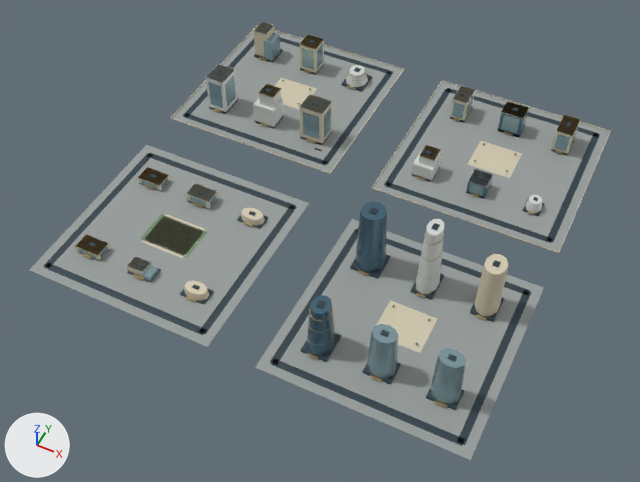
What one commit did to the glTF model web/public/assets/3d/ampliworld/GC-CITY-2030/GC-TILE-11-20.glb.
Rendered twice from a 50 mm lens placed at (1457.0, -5996.0, 1106.0), pointed at (1009.0, -5099.0, -15.0). Every picture has the same lights, and +X, +Y and +Z are marked at lower left. The first picture is the older version. Where no turn or scale is listed for an object, it has been applied to the vertices. Vertices at exactly the same position are counted once.

Names of what the first picture shows: 'GC-TILE-11-20-blue', 'GC-TILE-11-20-dark', 'GC-TILE-11-20-glass', 'GC-TILE-11-20-gold', 'GC-TILE-11-20-ivory', 'GC-TILE-11-20-paving', 'GC-TILE-11-20-white' and 1 more.
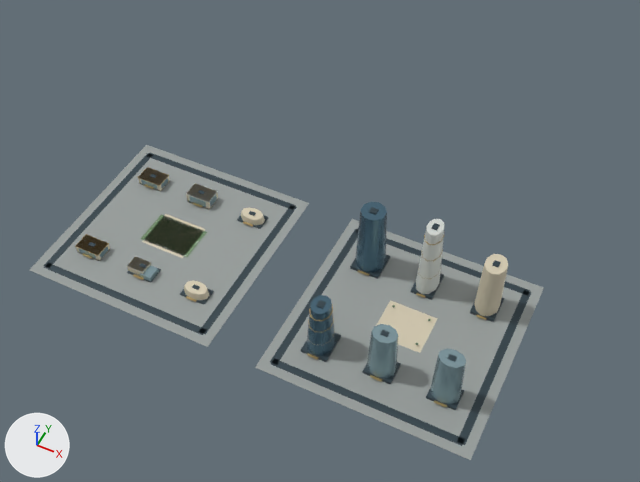
The change, as a list of edits to the scene's bpy script:
```text
Change me_mesh_0:
    used by ob_gc_tile_11_20_paving; location = (0.0, 0.0, 0.0)
    remove me_mesh_0.from_pydata(...)  # 32 vertices, 48 faces; spans x 621.0..1379.0, y -5379.0..-4621.0, z 0.0
    add me_mesh_0.from_pydata(...)  # 16 vertices, 24 faces; spans x 621.0..1379.0, y -5379.0..-5041.0, z 0.0
    me_mesh_0 part 1: the loose piece of 8 vertices spanning x 621.0..959.0, y -4959.0..-4621.0, z 0.0 is deleted
    me_mesh_0 part 2: the loose piece of 8 vertices spanning x 1041.0..1379.0, y -4959.0..-4621.0, z 0.0 is deleted
Change me_mesh_1:
    used by ob_gc_tile_11_20_dark; location = (0.0, 0.0, 0.0)
    remove me_mesh_1.from_pydata(...)  # 520 vertices, 780 faces; spans x 636.0..1364.0, y -5364.0..-4636.0, z 0.0..137.0
    add me_mesh_1.from_pydata(...)  # 256 vertices, 384 faces; spans x 636.0..1364.0, y -5364.0..-5056.0, z 0.0..137.0
    me_mesh_1 part 3: 33 loose pieces with 264 vertices, spanning x 636.0..1364.0, y -4944.0..-4636.0, z 0.0..77.0, are deleted
Change me_mesh_2:
    used by ob_gc_tile_11_20_ivory; location = (0.0, 0.0, 0.0)
    remove me_mesh_2.from_pydata(...)  # 250 vertices, 396 faces; spans x 620.0..1380.0, y -5312.0..-4620.0, z 0.0..103.0
    add me_mesh_2.from_pydata(...)  # 114 vertices, 192 faces; spans x 668.0..1329.0, y -5312.0..-5094.0, z 0.0..103.0
    me_mesh_2 part 4: 17 loose pieces with 136 vertices, spanning x 620.0..1380.0, y -4960.0..-4620.0, z 0.0..75.0, are deleted
Change me_mesh_5:
    used by ob_gc_tile_11_20_gold; location = (0.0, 0.0, 0.0)
    remove me_mesh_5.from_pydata(...)  # 1020 vertices, 1740 faces; spans x 667.0..1330.0, y -5328.0..-4673.0, z 0.0..117.0
    add me_mesh_5.from_pydata(...)  # 640 vertices, 1128 faces; spans x 667.0..1330.0, y -5328.0..-5094.0, z 4.0..117.0
    me_mesh_5 part 5: 37 loose pieces with 380 vertices, spanning x 681.0..1325.0, y -4960.0..-4673.0, z 0.0..70.0, are deleted
Change me_mesh_6:
    used by ob_gc_tile_11_20_glass; location = (0.0, 0.0, 0.0)
    remove me_mesh_6.from_pydata(...)  # 380 vertices, 584 faces; spans x 667.0..1332.0, y -5317.0..-4673.0, z 0.0..95.0
    add me_mesh_6.from_pydata(...)  # 148 vertices, 236 faces; spans x 667.0..1332.0, y -5317.0..-5103.0, z 0.0..95.0
    me_mesh_6 part 6: 29 loose pieces with 232 vertices, spanning x 671.0..1325.0, y -4901.0..-4673.0, z 0.0..67.0, are deleted
Change me_mesh_7:
    used by ob_gc_tile_11_20_white; location = (0.0, 0.0, 0.0)
    remove me_mesh_7.from_pydata(...)  # 250 vertices, 396 faces; spans x 669.0..1324.0, y -5310.0..-4673.0, z 0.0..136.0
    add me_mesh_7.from_pydata(...)  # 126 vertices, 196 faces; spans x 746.0..1227.0, y -5310.0..-5092.0, z 0.0..136.0
    me_mesh_7 part 7: 12 loose pieces with 124 vertices, spanning x 669.0..1324.0, y -4901.0..-4673.0, z 0.0..75.0, are deleted
Change me_mesh_8:
    used by ob_gc_tile_11_20_blue; location = (0.0, 0.0, 0.0)
    remove me_mesh_8.from_pydata(...)  # 60 vertices, 104 faces; spans x 1087.0..1231.0, y -5324.0..-4681.0, z 0.0..123.0
    add me_mesh_8.from_pydata(...)  # 44 vertices, 80 faces; spans x 1087.0..1133.0, y -5324.0..-5093.0, z 5.0..123.0
    me_mesh_8 part 8: the loose piece of 8 vertices spanning x 1189.0..1231.0, y -4715.0..-4681.0, z 0.0..47.0 is deleted
    me_mesh_8 part 9: the loose piece of 8 vertices spanning x 1193.0..1227.0, y -4895.0..-4861.0, z 0.0..29.0 is deleted
```

Pixel boxes (x1, y1, x2, y2) of what changed, in the pictures (640 x 482 px):
'GC-TILE-11-20-paving', reshaped (11% narrower, 27% shorter)
    before: (30, 26, 610, 460)
    after: (30, 145, 544, 460)
'GC-TILE-11-20-dark', reshaped (12% narrower, 30% shorter)
    before: (44, 27, 600, 446)
    after: (44, 153, 531, 446)
'GC-TILE-11-20-ivory', reshaped (19% narrower, 44% shorter)
    before: (76, 22, 611, 353)
    after: (76, 168, 508, 353)
'GC-TILE-11-20-glass', reshaped (22% narrower, 39% shorter)
    before: (79, 33, 578, 404)
    after: (79, 177, 466, 404)
'GC-TILE-11-20-white', reshaped (24% narrower, 59% shorter)
    before: (127, 22, 542, 294)
    after: (127, 183, 444, 294)
'GC-TILE-11-20-blue', reshaped (64% narrower, 39% shorter)
    before: (307, 101, 528, 356)
    after: (307, 202, 387, 356)
'GC-TILE-11-20-gold', reshaped (19% narrower, 35% shorter)
    before: (75, 35, 581, 407)
    after: (75, 167, 487, 407)
part 1 of me_mesh_0, deleted
    before: (172, 26, 403, 173)
part 2 of me_mesh_0, deleted
    before: (373, 81, 610, 252)
part 3 of me_mesh_1, deleted
    before: (183, 27, 600, 243)
part 4 of me_mesh_2, deleted
    before: (170, 22, 611, 253)
part 5 of me_mesh_5, deleted
    before: (213, 35, 581, 222)
part 6 of me_mesh_6, deleted
    before: (208, 33, 578, 196)
part 7 of me_mesh_7, deleted
    before: (205, 22, 542, 213)
part 8 of me_mesh_8, deleted
    before: (498, 101, 528, 138)
part 9 of me_mesh_8, deleted
    before: (466, 169, 493, 198)
